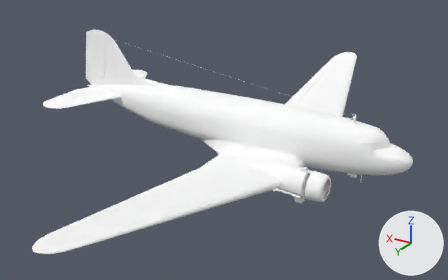
The Blender file dc3.blend as it was, and as the next commit left it.
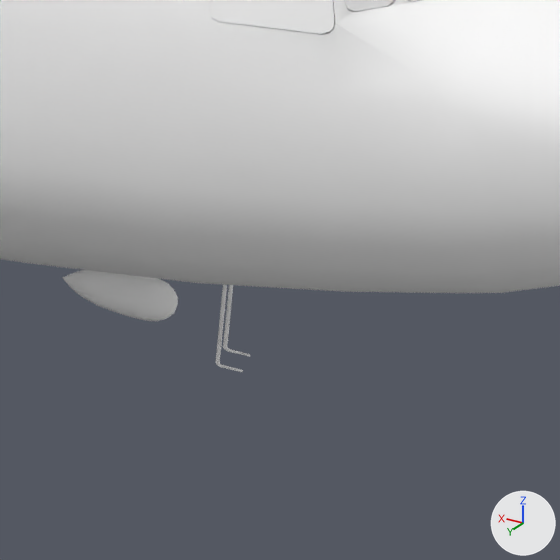
The first picture shows the older version from a 50 mm lens placed at (-15.7, 26.4, 11.8), pointed at (-0.3, 0.7, -1.0). The close-ups show both versions on the part from 76% to 87% of the width and 53% to 71% of the height of that picture; other places that the commit changed are outside them. The axes (+X, +Y, +Z) are drawn at lower right. The lights are the same throughout.

The scene before the commit, as lines of its bpy script (objects in view):
```python
me_antennes_001 = bpy.data.meshes.new('antennes.001')
me_antennes_001.from_pydata(...)  # 2113 vertices, 2164 faces; spans x -0.72..1.45, y -0.31..0.31, z -1.68..1.68
me_antennes_001.polygons.foreach_set('use_smooth', [True] * 2164)
me_antennes_001.materials.append(mat_defaultwhite_004)  # its picture is missing
me_fuselage_001 = bpy.data.meshes.new('fuselage.001')
me_fuselage_001.from_pydata(...)  # 1527 vertices, 1527 faces; spans x -8.6..11.1, y -1.3..1.4, z -1.8..3.3
me_fuselage_001.polygons.foreach_set('use_smooth', [True] * 1527)
me_fuselage_001.materials.append(mat_defaultwhite_004)  # its picture is missing
me_vitres = bpy.data.meshes.new('vitres')
me_vitres.from_pydata(...)  # 216 vertices, 98 faces; spans x -3.64..6.76, y -5.74..5.74, z -1.21..0.44
me_vitres.polygons.foreach_set('use_smooth', [True] * 98)
me_vitres.materials.append(mat_transparent_003)  # white #ffffff
ob_antennes = bpy.data.objects.new('antennes', me_antennes_001)
ob_antennes.location = (-6.949, 0.0, -0.288)
ob_antennes.show_transparent = True
ob_fuselage = bpy.data.objects.new('fuselage', me_fuselage_001)
ob_fuselage.location = (-1.274, -0.025, 0.253)
ob_fuselage.show_transparent = True
ob_vitres = bpy.data.objects.new('vitres', me_vitres)
ob_vitres.location = (-5.111, 0.0, 0.112)
ob_vitres.show_transparent = True
```
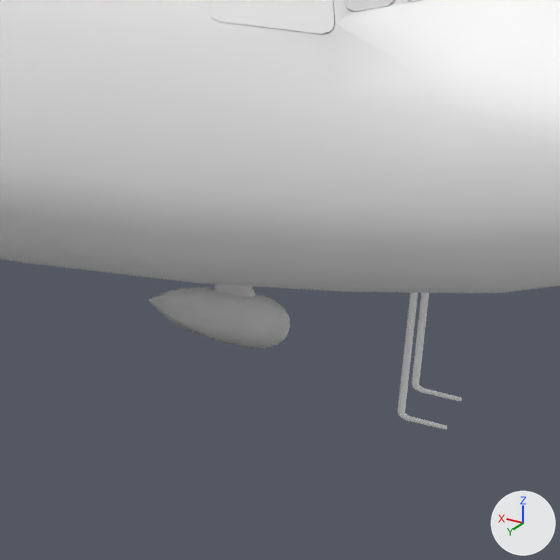
Pixel boxes [x1, y1, x2, y2] of what changed, in the close-ups (560 x 560 px; the box of a moved part takes in the faces that stretch with it):
'antennes', reshaped: before [63, 270, 251, 372]; after [149, 284, 290, 348]
'antennes.001', added: after [398, 293, 462, 430]
part 1 of me_antennes_001, moved or reshaped (not visible afterwards): before [129, 275, 150, 279]
part 2 of me_antennes_001, added: after [149, 287, 290, 348]
part 3 of me_antennes_001, added: after [213, 284, 255, 297]
part 4 of me_antennes_001, moved or reshaped (not visible afterwards): before [63, 270, 251, 372]

Diff of the bpy script that builds the scene:
```diff
--- a/dc3.blend.py
+++ b/dc3.blend.py
@@ me_antennes_001 @@
 # used by ob_antennes; location = (-6.949, 0.0, -0.288)
-me_antennes_001.from_pydata(...)  # 2113 vertices, 2164 faces; spans x -0.72..1.45, y -0.31..0.31, z -1.68..1.68
+me_antennes_001.from_pydata(...)  # 1620 vertices, 1610 faces, 9 loose edges; spans x -0.87..1.45, y -0.1..0.1, z -1.68..-1.04
+# me_antennes_001 part 1: the loose piece of 224 vertices spanning x -0.25..-0.09, y -0.02..0.02, z -1.29..-1.1 is scaled about its middle by (1.2, 1.21, 1.21), then moved by (-0.45, 0.0, 0.04)
+# me_antennes_001 part 2: the loose piece of 446 vertices spanning x -0.37..0.15, y -0.09..0.09, z -1.46..-1.26 is copied, and the copy is turned 2.7 degrees about the y axis through its middle and scaled by 1.21, then moved by (-0.45, 0.0, 0.01); it spans x -0.87..-0.25, y -0.1..0.1, z -1.47..-1.23
+# me_antennes_001 part 3: a new loose piece of 223 vertices spanning x -0.72..-0.52, y -0.03..0.03, z -1.26..-1.04, in mat_defaultwhite_004 (its picture is missing)
+# me_antennes_001 part 4: 2 vertices moved within x -0.34, y -0.03..0.03, z -1.42; 754 vertices removed from x -0.72..0.15, y -0.09..0.09, z -1.6..-1.07; 438 vertices added at x -0.87..-0.25, y -0.1..0.1, z -1.47..-1.23
 me_antennes_001.materials.append(mat_defaultwhite_004)
@@ me_antennes_000 @@
+me_antennes_000.from_pydata(...)  # 597 vertices, 607 faces; spans x -0.16..0.047, y -0.004..0.006, z -0.33..0.315
+me_antennes_000.polygons.foreach_set('use_smooth', [True] * 607)
+me_antennes_000.materials.append(mat_defaultwhite_004)  # its picture is missing
@@ ob_antennes_001 @@
+ob_antennes_001 = bpy.data.objects.new('antennes.001', me_antennes_000)
+ob_antennes_001.location = (-8.379, 0.012, -1.439)
+ob_antennes_001.rotation_euler = (0.0, -0.0479, 0.0)  # degrees (0, -2.7, 0)
+ob_antennes_001.scale = (1.47, 1.47, 1.47)
+ob_antennes_001.show_transparent = True
```
